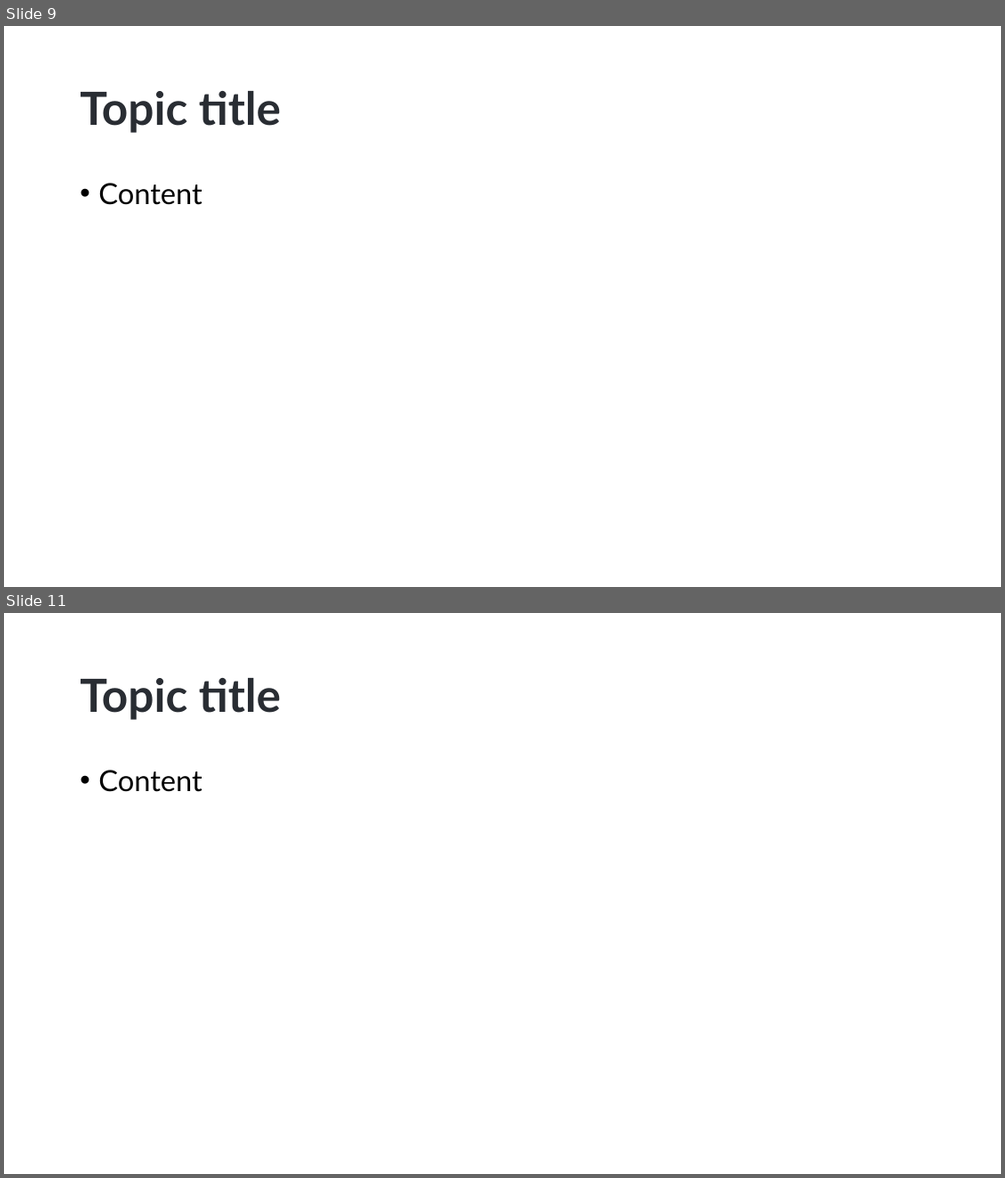
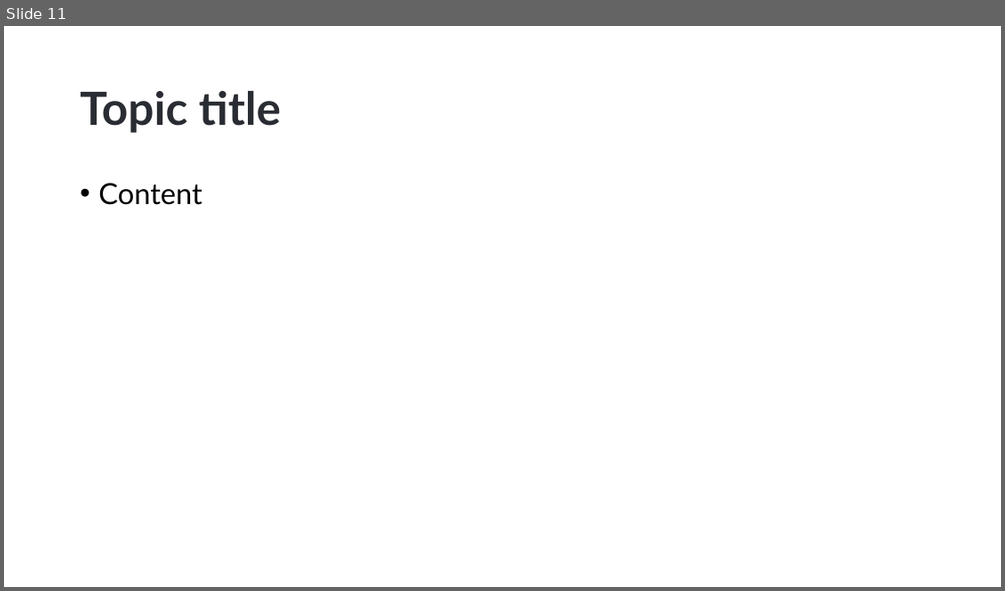
Before and after one commit to hikalkan/presentations, a slide deck: 2022-10-15 Authorization-In-Distributed-Systems/Authorization-In-Distributed-Systems.pptx. Shown one above the other, each under a label of ours: slides 9 and 11 before the commit, slide 11 after it; the slides between them are not shown. The pictures are 1005x1178 and 1005x591 pixels, drawn with LibreOffice and Linux fonts; fonts in the diff are those of the drawing; background and template pictures are left out. Boxes give left, top, right and bottom in pixels: in the first picture for what was removed or moved away, otherwise in the second. Text is boxed around its words. In the diff, an @@ line names an element or a change of style, - is before the commit and + after.

```diff
--- a/2022-10-15 Authorization-In-Distributed-Systems/Authorization-In-Distributed-Systems.pptx
+++ b/2022-10-15 Authorization-In-Distributed-Systems/Authorization-In-Distributed-Systems.pptx
@@ slide 9 removed at box(4, 26, 1001, 587), background picture (left out) @@
@@ title removed at box(80, 91, 281, 133) @@
-Topic title
@@ text removed at box(98, 183, 202, 205) @@
-• Content
```
Also in this commit, not shown: 1 slide changed, 2 slides added, 1 other slide removed.
